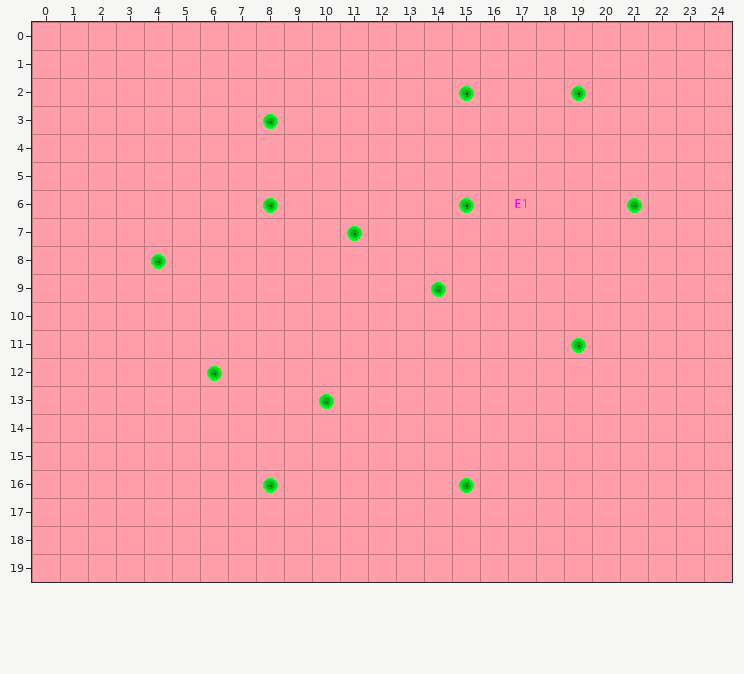
Two states of a Tiled map, res/map3.tmx. Above, as it was before the edit.
Cells are 32x32 px. Shown: x 0..24, y 0..19.
The result:
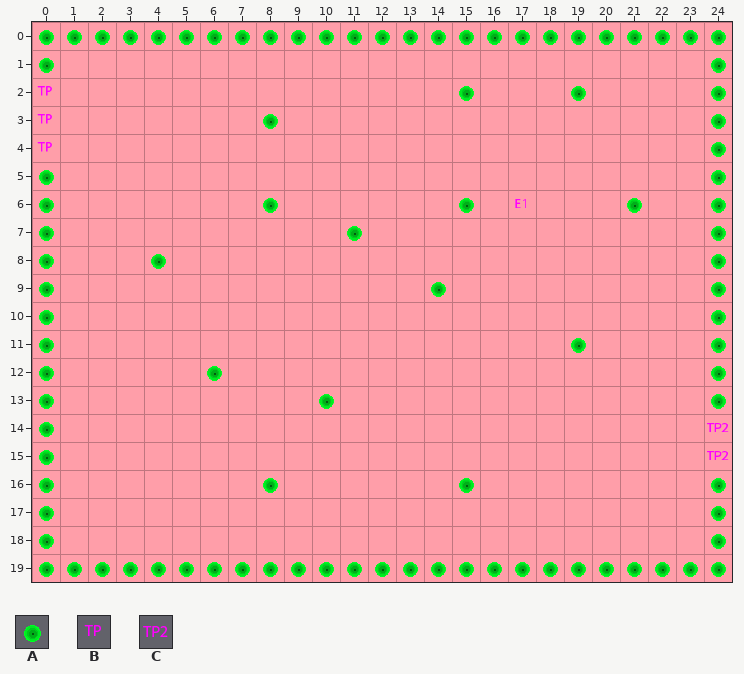
Key: from "test": A 2, B 8, C 12.
_ is an empty cell.
Difference:
{"where": "layer \"Collidable\""}
{"y":0,"x":0,"old":"_________________________","new":"AAAAAAAAAAAAAAAAAAAAAAAAA"}
{"y":1,"x":0,"old":"_","new":"A"}
{"y":1,"x":24,"old":"_","new":"A"}
{"y":2,"x":24,"old":"_","new":"A"}
{"y":3,"x":24,"old":"_","new":"A"}
{"y":4,"x":24,"old":"_","new":"A"}
{"y":5,"x":0,"old":"_","new":"A"}
{"y":5,"x":24,"old":"_","new":"A"}
{"y":6,"x":0,"old":"_","new":"A"}
{"y":6,"x":24,"old":"_","new":"A"}
{"y":7,"x":0,"old":"_","new":"A"}
{"y":7,"x":24,"old":"_","new":"A"}
{"y":8,"x":0,"old":"_","new":"A"}
{"y":8,"x":24,"old":"_","new":"A"}
{"y":9,"x":0,"old":"_","new":"A"}
{"y":9,"x":24,"old":"_","new":"A"}
{"y":10,"x":0,"old":"_","new":"A"}
{"y":10,"x":24,"old":"_","new":"A"}
{"y":11,"x":0,"old":"_","new":"A"}
{"y":11,"x":24,"old":"_","new":"A"}
{"y":12,"x":0,"old":"_","new":"A"}
{"y":12,"x":24,"old":"_","new":"A"}
{"y":13,"x":0,"old":"_","new":"A"}
{"y":13,"x":24,"old":"_","new":"A"}
{"y":14,"x":0,"old":"_","new":"A"}
{"y":15,"x":0,"old":"_","new":"A"}
{"y":16,"x":0,"old":"_","new":"A"}
{"y":16,"x":24,"old":"_","new":"A"}
{"y":17,"x":0,"old":"_","new":"A"}
{"y":17,"x":24,"old":"_","new":"A"}
{"y":18,"x":0,"old":"_","new":"A"}
{"y":18,"x":24,"old":"_","new":"A"}
{"y":19,"x":0,"old":"_________________________","new":"AAAAAAAAAAAAAAAAAAAAAAAAA"}
{"where": "layer \"Teleportable\""}
{"y":2,"x":0,"old":"_","new":"B"}
{"y":3,"x":0,"old":"_","new":"B"}
{"y":4,"x":0,"old":"_","new":"B"}
{"y":14,"x":24,"old":"_","new":"C"}
{"y":15,"x":24,"old":"_","new":"C"}
